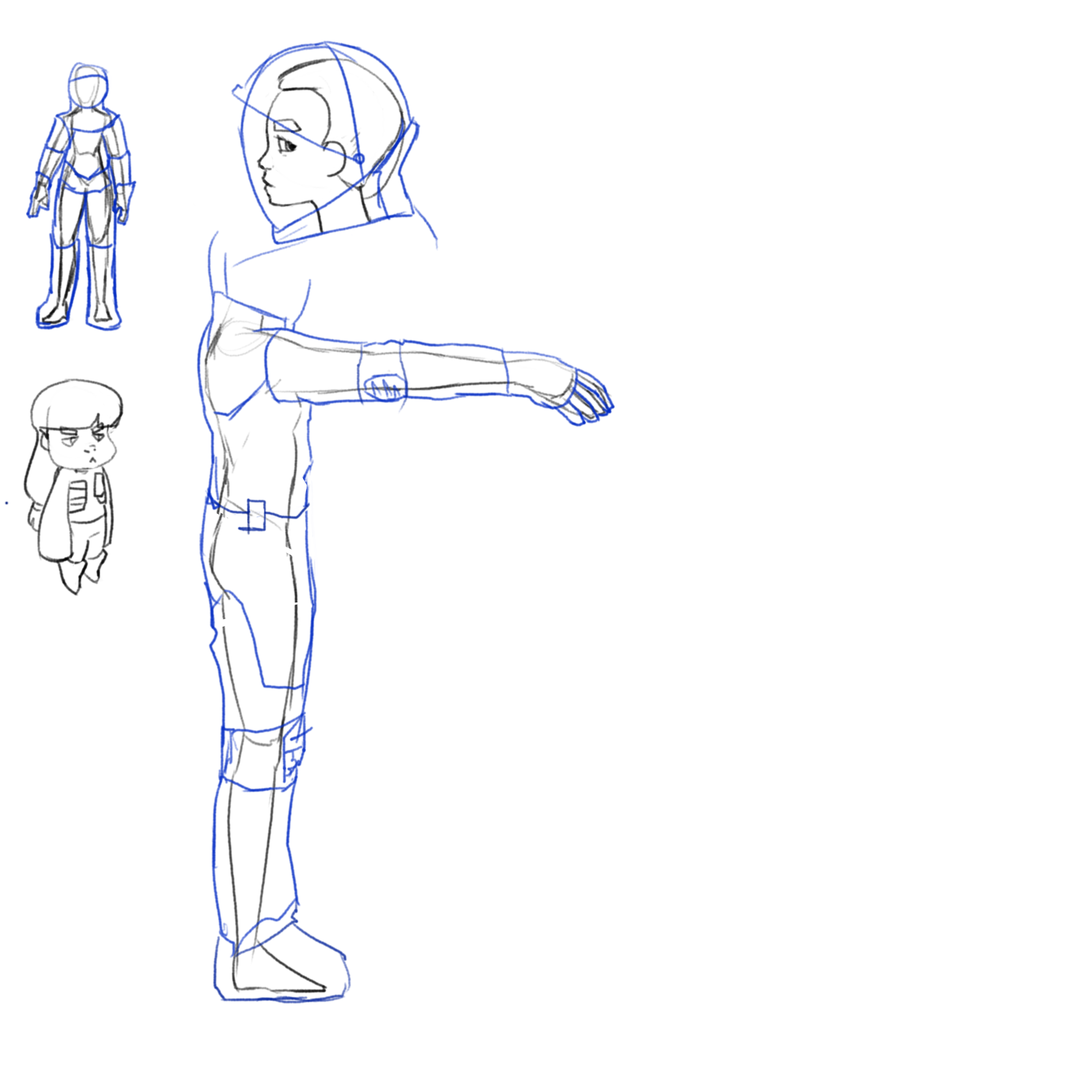
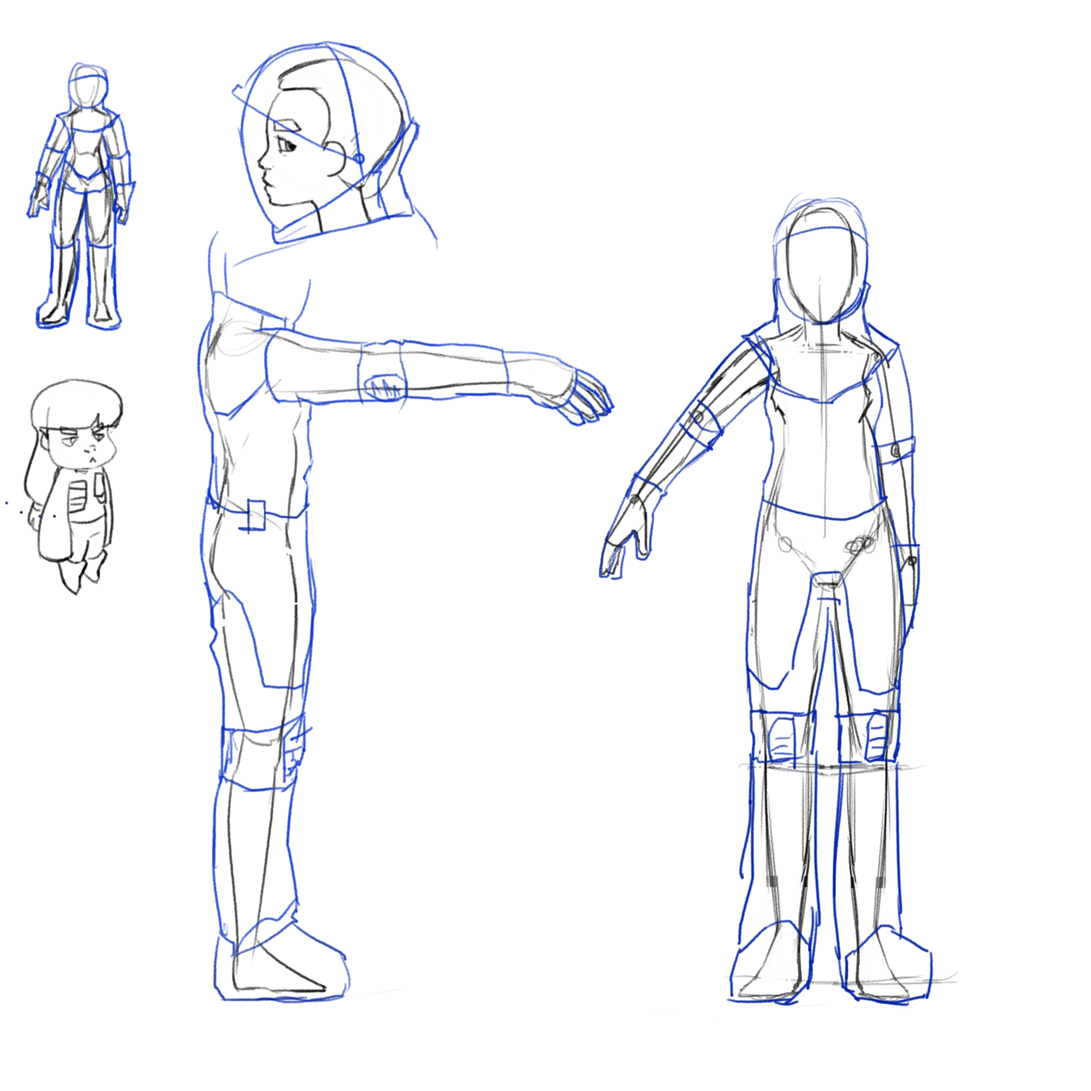
The second 1091×1091 image is a revision of the first. Changes to its layers:
painted on "Suit" over [18, 191, 960, 1020]
painted on "Layer 1" over [18, 191, 960, 1020]
